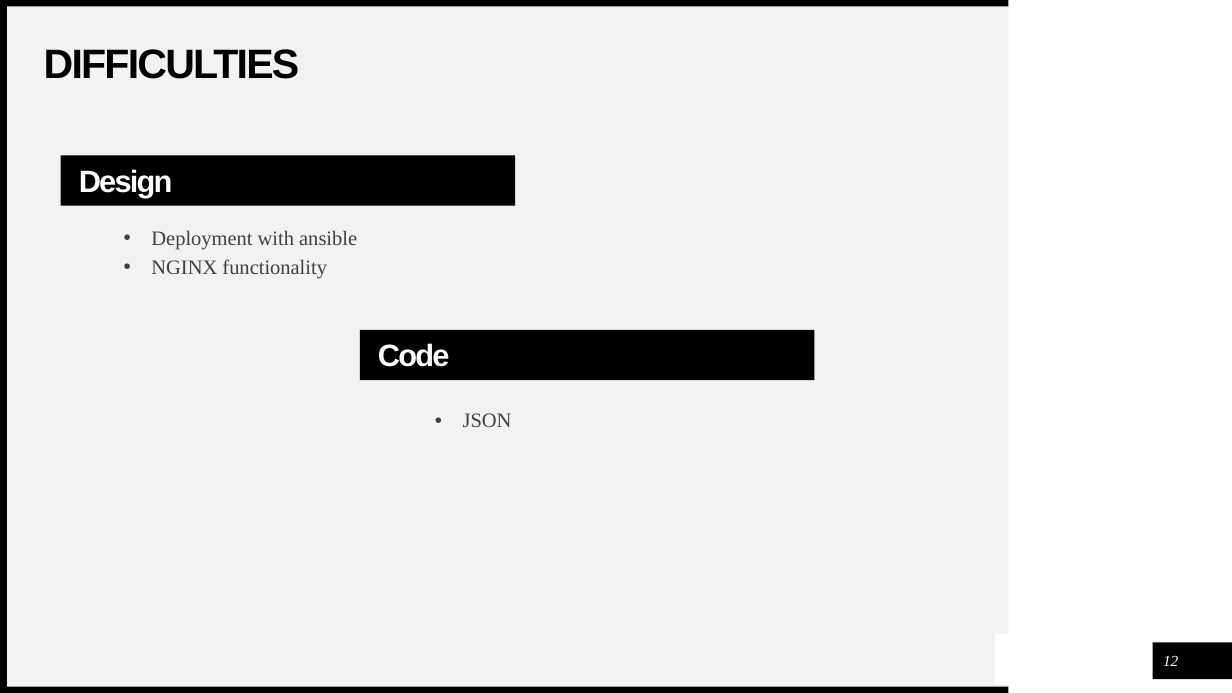
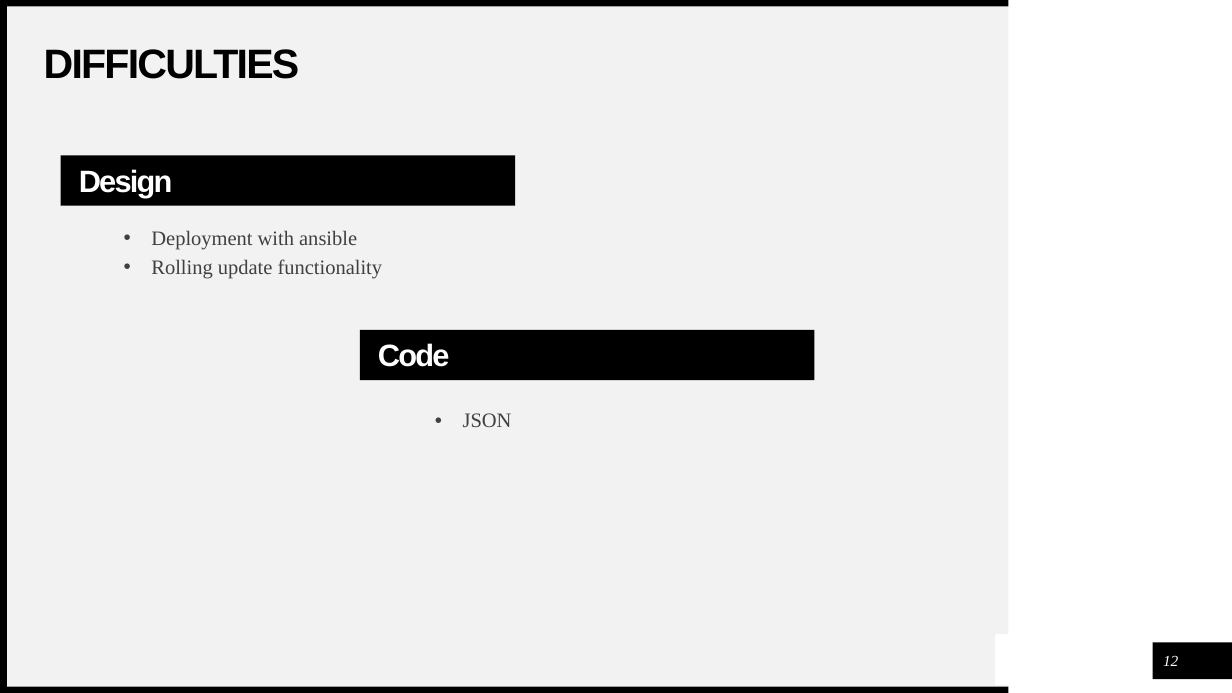
Before and after one commit to Marbul83/PiersProject, a slide deck: slide 12 of Media/DnDPresent.pptx. Drawn at 1232x693 pixels with LibreOffice and Linux fonts; fonts in the diff are those of the drawing. Boxes give left, top, right and bottom in pixels: in the first picture for what was removed or moved away, otherwise in the second. Text is boxed around its words. In the diff, an @@ line names an element or a change of style, - is before the commit and + after.

Commit message:
Stuff

```diff
--- a/Media/DnDPresent.pptx
+++ b/Media/DnDPresent.pptx
@@ text at [151, 259, 383, 279]: text changed @@
-  • NGINX functionality
+  • Rolling update functionality
```
Also in this commit, not shown: 3 other slides changed.
